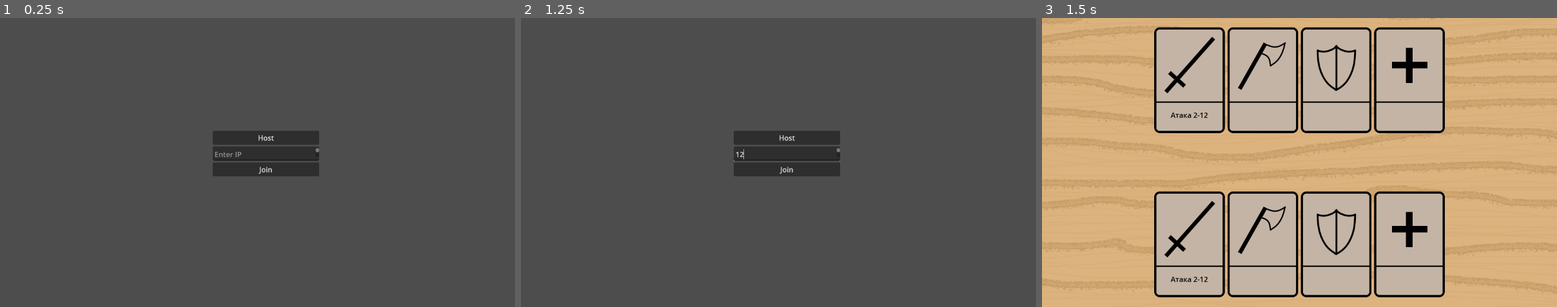
Above: before the commit, frames 1-3 (left to right).
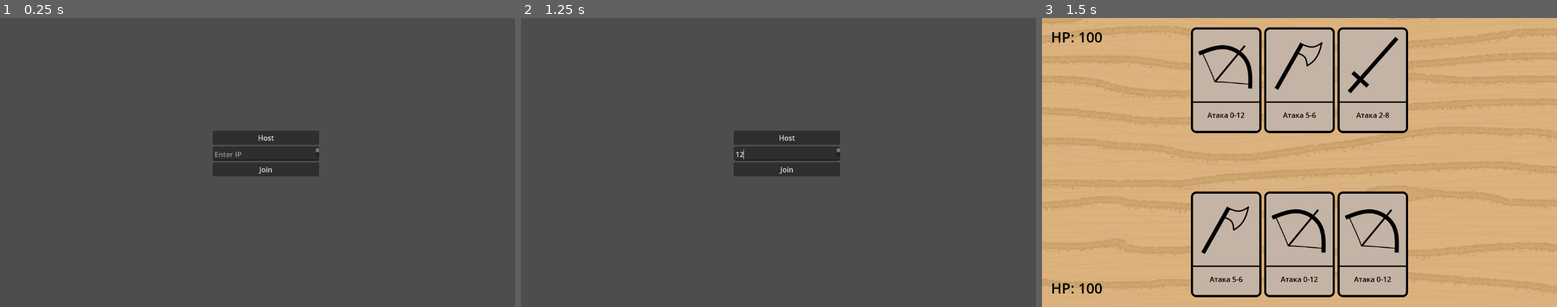
Above: after the commit, the same moments.

Repository: karaul0f/MultiplayerTest
Game: Godot game, scene res://main.tscn
Two runs of this game, one before a commit and one after it. Both use one fixed random seed, a clock stepped at 60 frames per second and the inputs below.
Inputs (mouse positions are in pixels of both pictures, inside the frame that each line leads up to):
- Up to frame 1 (0.25 s): no input
- Up to frame 2 (1.25 s): click (788, 153) at 0.52 s; type "12" at 0.6 s
- Up to frame 3 (1.5 s): click "Host" at 1.25 s

Frames 1-2 are identical in both runs. In frame 3, 19% of the frame differs, in the area x 2-79%, y 3-97%.

Commit message:
Cards randomizer

Diff:
--- a/scenes/card.gd
+++ b/cards/card.gd
@@ -5,3 +5,7 @@
 
 func _on_mouse_exited():
 	pass
+
+func set_info(info):
+	var label = get_node("CardInfo") as Label
+	label.text = info
--- /dev/null
+++ b/cards/card.tscn
@@ -0,0 +1,30 @@
+[gd_scene load_steps=4 format=3 uid="uid://b4u35koixriab"]
+
+[ext_resource type="Texture2D" uid="uid://kt7wadbjdmbu" path="res://images/blank_attack_1.png" id="1_ej1q0"]
+[ext_resource type="Script" path="res://cards/card.gd" id="2_l7np4"]
+
+[sub_resource type="LabelSettings" id="LabelSettings_o4cg1"]
+font_color = Color(0, 0, 0, 1)
+shadow_size = 0
+
+[node name="Card" type="TextureRect"]
+texture = ExtResource("1_ej1q0")
+script = ExtResource("2_l7np4")
+
+[node name="CardInfo" type="Label" parent="."]
+layout_mode = 1
+anchors_preset = -1
+anchor_left = 0.5
+anchor_top = 0.869
+anchor_right = 0.5
+anchor_bottom = 0.88
+offset_left = -20.0
+offset_top = -23.0
+offset_right = 20.0
+grow_horizontal = 2
+grow_vertical = 0
+text = "Атака 2-12"
+label_settings = SubResource("LabelSettings_o4cg1")
+
+[connection signal="mouse_entered" from="." to="." method="_on_mouse_entered"]
+[connection signal="mouse_exited" from="." to="." method="_on_mouse_exited"]
--- /dev/null
+++ b/cards/card_attack_1.tscn
@@ -0,0 +1,8 @@
+[gd_scene load_steps=2 format=3 uid="uid://bjqxus2eljkr4"]
+
+[ext_resource type="PackedScene" uid="uid://b4u35koixriab" path="res://cards/card.tscn" id="1_0styr"]
+
+[node name="Card" instance=ExtResource("1_0styr")]
+
+[node name="CardInfo" parent="." index="0"]
+text = "Атака 2-8"
--- /dev/null
+++ b/cards/card_attack_2.tscn
@@ -0,0 +1,10 @@
+[gd_scene load_steps=3 format=3 uid="uid://ccwcy0wjwvt33"]
+
+[ext_resource type="PackedScene" uid="uid://b4u35koixriab" path="res://cards/card.tscn" id="1_ia4kq"]
+[ext_resource type="Texture2D" uid="uid://0mcb2vkx3f5q" path="res://images/blank_attack_2.png" id="2_gcewn"]
+
+[node name="Card" instance=ExtResource("1_ia4kq")]
+texture = ExtResource("2_gcewn")
+
+[node name="CardInfo" parent="." index="0"]
+text = "Атака 0-12"
--- /dev/null
+++ b/cards/card_attack_3.tscn
@@ -0,0 +1,10 @@
+[gd_scene load_steps=3 format=3 uid="uid://crrisrf5gfad3"]
+
+[ext_resource type="PackedScene" uid="uid://b4u35koixriab" path="res://cards/card.tscn" id="1_2msin"]
+[ext_resource type="Texture2D" uid="uid://bvptgo8dx5dr8" path="res://images/blank_attack_3.png" id="2_px6ya"]
+
+[node name="Card" instance=ExtResource("1_2msin")]
+texture = ExtResource("2_px6ya")
+
+[node name="CardInfo" parent="." index="0"]
+text = "Атака 5-6"
--- /dev/null
+++ b/scenes/battle.gd
@@ -0,0 +1,27 @@
+extends Control
+
+@export var cards: Array[PackedScene]
+
+var player_deck = []
+var enemy_deck = []
+
+var card_num = 3
+
+var rng = RandomNumberGenerator.new()
+
+# Called when the node enters the scene tree for the first time.
+func _ready():
+	deal_cards()
+
+func deal_cards():
+	if cards.size() == 0:
+		return
+
+	for i in range(card_num):
+		var new_player_card = cards[rng.randi_range(0, cards.size() - 1)].instantiate()
+		%PlayerDeck.add_child(new_player_card)
+		var enemy_player_card = cards[rng.randi_range(0, cards.size() - 1)].instantiate()
+		%EnemyDeck.add_child(enemy_player_card)
+
+func get_cards_from_server():
+	pass
--- a/scenes/battle.tscn
+++ b/scenes/battle.tscn
@@ -1,15 +1,14 @@
-[gd_scene load_steps=8 format=3 uid="uid://dwmuvurivcqjx"]
+[gd_scene load_steps=7 format=3 uid="uid://dwmuvurivcqjx"]
 
+[ext_resource type="Script" path="res://scenes/battle.gd" id="1_4t1u4"]
 [ext_resource type="Texture2D" uid="uid://ndodeb7pjynk" path="res://images/table_background.png" id="1_b3dxj"]
-[ext_resource type="Texture2D" uid="uid://kt7wadbjdmbu" path="res://images/blank_attack_1.png" id="2_kckqb"]
-[ext_resource type="Texture2D" uid="uid://bvptgo8dx5dr8" path="res://images/blank_attack_3.png" id="3_vdm0p"]
-[ext_resource type="Script" path="res://scenes/card.gd" id="3_xd1pe"]
-[ext_resource type="Texture2D" uid="uid://ok0rgh3bmcnh" path="res://images/blank_deffence.png" id="4_1i77w"]
-[ext_resource type="Texture2D" uid="uid://bff0lekkoxkto" path="res://images/blank_health.png" id="5_oc6g0"]
+[ext_resource type="PackedScene" uid="uid://bjqxus2eljkr4" path="res://cards/card_attack_1.tscn" id="2_pjlx0"]
+[ext_resource type="PackedScene" uid="uid://ccwcy0wjwvt33" path="res://cards/card_attack_2.tscn" id="3_hnuee"]
+[ext_resource type="PackedScene" uid="uid://crrisrf5gfad3" path="res://cards/card_attack_3.tscn" id="4_sxi0b"]
 
-[sub_resource type="LabelSettings" id="LabelSettings_o4cg1"]
+[sub_resource type="LabelSettings" id="LabelSettings_bhoou"]
+font_size = 32
 font_color = Color(0, 0, 0, 1)
-shadow_size = 0
 
 [node name="Control" type="Control"]
 layout_mode = 3
@@ -18,6 +17,8 @@
 anchor_bottom = 1.0
 grow_horizontal = 2
 grow_vertical = 2
+script = ExtResource("1_4t1u4")
+cards = Array[PackedScene]([ExtResource("2_pjlx0"), ExtResource("3_hnuee"), ExtResource("4_sxi0b")])
 
 [node name="TextureRect" type="TextureRect" parent="."]
 layout_mode = 1
@@ -42,80 +43,29 @@
 theme_override_constants/margin_bottom = 20
 
 [node name="PlayerDeck" type="HBoxContainer" parent="MarginContainer"]
+unique_name_in_owner = true
 custom_minimum_size = Vector2(160, 240)
 layout_mode = 2
 size_flags_horizontal = 4
 size_flags_vertical = 8
 
-[node name="Card" type="TextureRect" parent="MarginContainer/PlayerDeck"]
-layout_mode = 2
-texture = ExtResource("2_kckqb")
-script = ExtResource("3_xd1pe")
-
-[node name="Label" type="Label" parent="MarginContainer/PlayerDeck/Card"]
-layout_mode = 1
-anchors_preset = -1
-anchor_left = 0.5
-anchor_top = 0.869
-anchor_right = 0.5
-anchor_bottom = 0.88
-offset_left = -20.0
-offset_top = -23.0
-offset_right = 20.0
-grow_horizontal = 2
-grow_vertical = 0
-text = "Атака 2-12"
-label_settings = SubResource("LabelSettings_o4cg1")
-
-[node name="TextureRect2" type="TextureRect" parent="MarginContainer/PlayerDeck"]
-layout_mode = 2
-texture = ExtResource("3_vdm0p")
-
-[node name="TextureRect3" type="TextureRect" parent="MarginContainer/PlayerDeck"]
-layout_mode = 2
-texture = ExtResource("4_1i77w")
-
-[node name="TextureRect4" type="TextureRect" parent="MarginContainer/PlayerDeck"]
-layout_mode = 2
-texture = ExtResource("5_oc6g0")
-
 [node name="EnemyDeck" type="HBoxContainer" parent="MarginContainer"]
+unique_name_in_owner = true
 custom_minimum_size = Vector2(160, 240)
 layout_mode = 2
 size_flags_horizontal = 4
 size_flags_vertical = 0
 
-[node name="TextureRect" type="TextureRect" parent="MarginContainer/EnemyDeck"]
+[node name="PlayerHP" type="Label" parent="MarginContainer"]
 layout_mode = 2
-texture = ExtResource("2_kckqb")
+size_flags_horizontal = 0
+size_flags_vertical = 8
+text = "HP: 100"
+label_settings = SubResource("LabelSettings_bhoou")
 
-[node name="Label" type="Label" parent="MarginContainer/EnemyDeck/TextureRect"]
-layout_mode = 1
-anchors_preset = -1
-anchor_left = 0.5
-anchor_top = 0.869
-anchor_right = 0.5
-anchor_bottom = 0.88
-offset_left = -20.0
-offset_top = -23.0
-offset_right = 20.0
-grow_horizontal = 2
-grow_vertical = 0
-text = "Атака 2-12"
-label_settings = SubResource("LabelSettings_o4cg1")
-
-[node name="TextureRect2" type="TextureRect" parent="MarginContainer/EnemyDeck"]
+[node name="EnemyHP" type="Label" parent="MarginContainer"]
 layout_mode = 2
-texture = ExtResource("3_vdm0p")
-
-[node name="TextureRect3" type="TextureRect" parent="MarginContainer/EnemyDeck"]
-layout_mode = 2
-texture = ExtResource("4_1i77w")
-
-[node name="TextureRect4" type="TextureRect" parent="MarginContainer/EnemyDeck"]
-layout_mode = 2
-texture = ExtResource("5_oc6g0")
-
-[connection signal="ready" from="MarginContainer/PlayerDeck" to="MarginContainer/PlayerDeck/Card" method="ready"]
-[connection signal="mouse_entered" from="MarginContainer/PlayerDeck/Card" to="MarginContainer/PlayerDeck/Card" method="_on_mouse_entered"]
-[connection signal="mouse_exited" from="MarginContainer/PlayerDeck/Card" to="MarginContainer/PlayerDeck/Card" method="_on_mouse_exited"]
+size_flags_horizontal = 0
+size_flags_vertical = 0
+text = "HP: 100"
+label_settings = SubResource("LabelSettings_bhoou")
